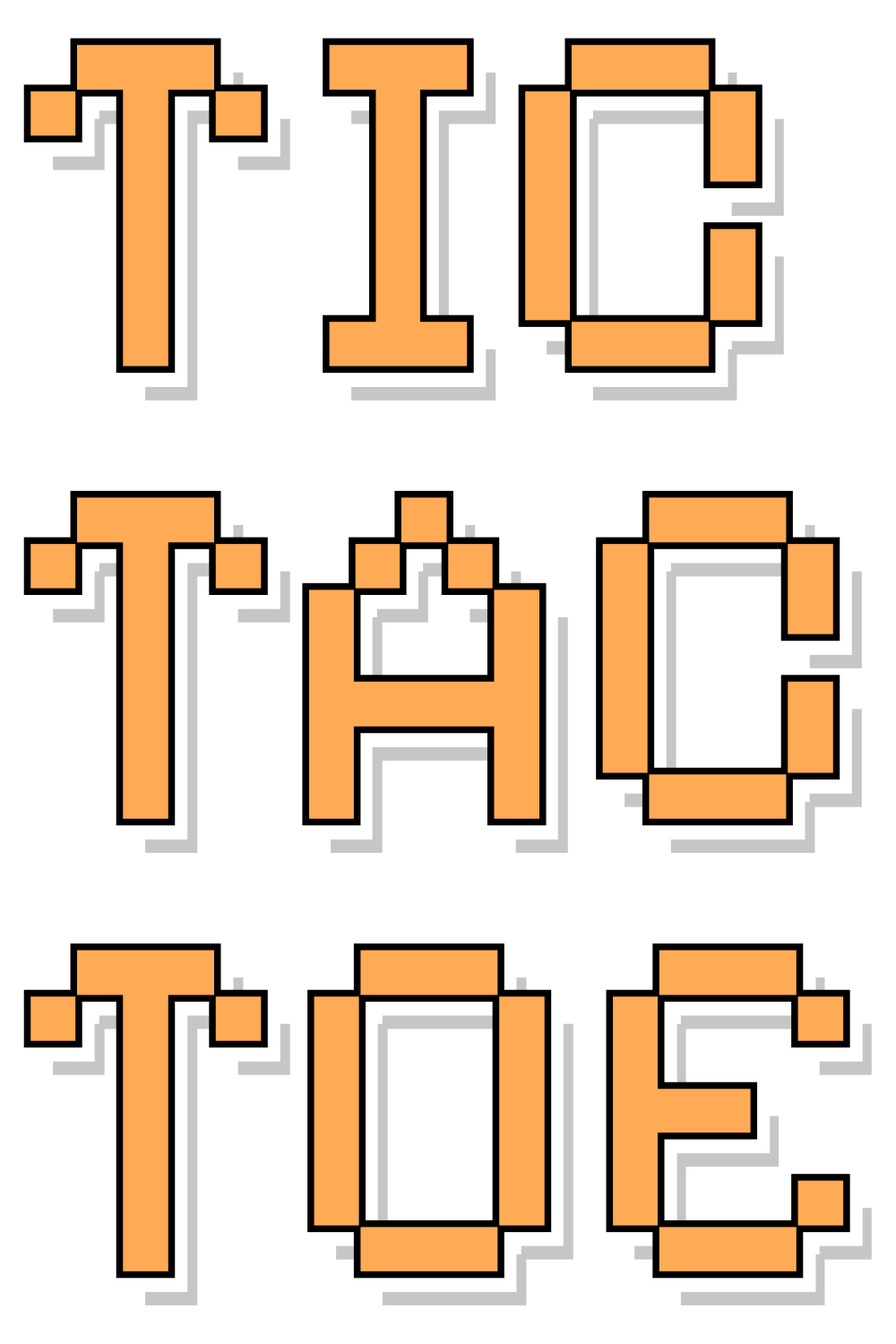
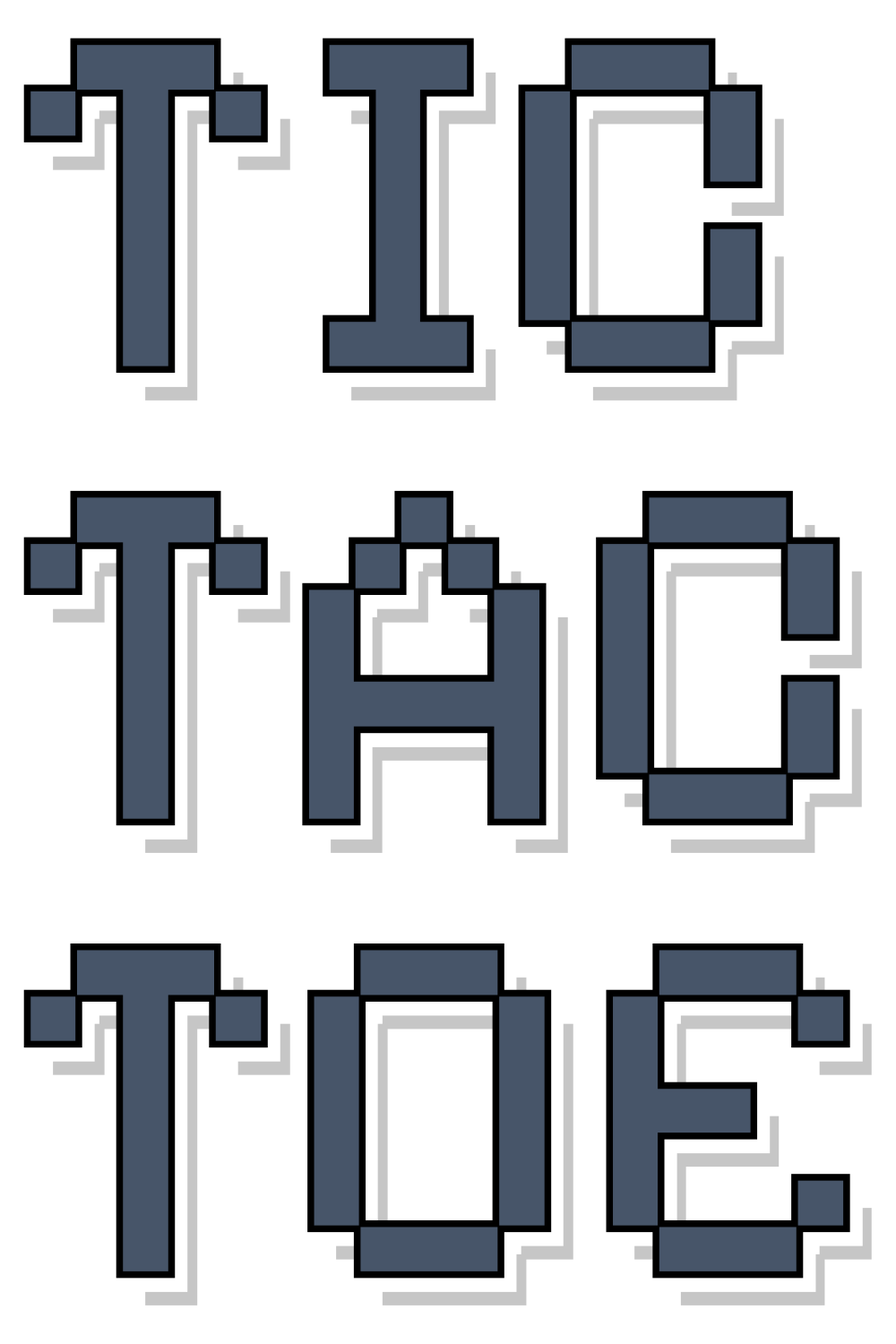
The second w=896, h=1344 image is a revision of the first. Changes to its layers:
added group "Group 1 copy" with 3 layers above "Group 1" over [30, 44, 844, 1271]
added layer "TIC TAC TOE" (4th of 9, in "Group 1 copy") in group "Group 1 copy" over [30, 44, 844, 1271]
added layer "TIC TAC TOE" (5th of 9, in "Group 1 copy") in group "Group 1 copy" over [42, 58, 844, 1271]
added layer "TIC TAC TOE" (6th of 9, in "Group 1 copy") in group "Group 1 copy" over [52, 71, 844, 1271]
hid group "Group 1" (3 layers) over [30, 44, 844, 1271]
